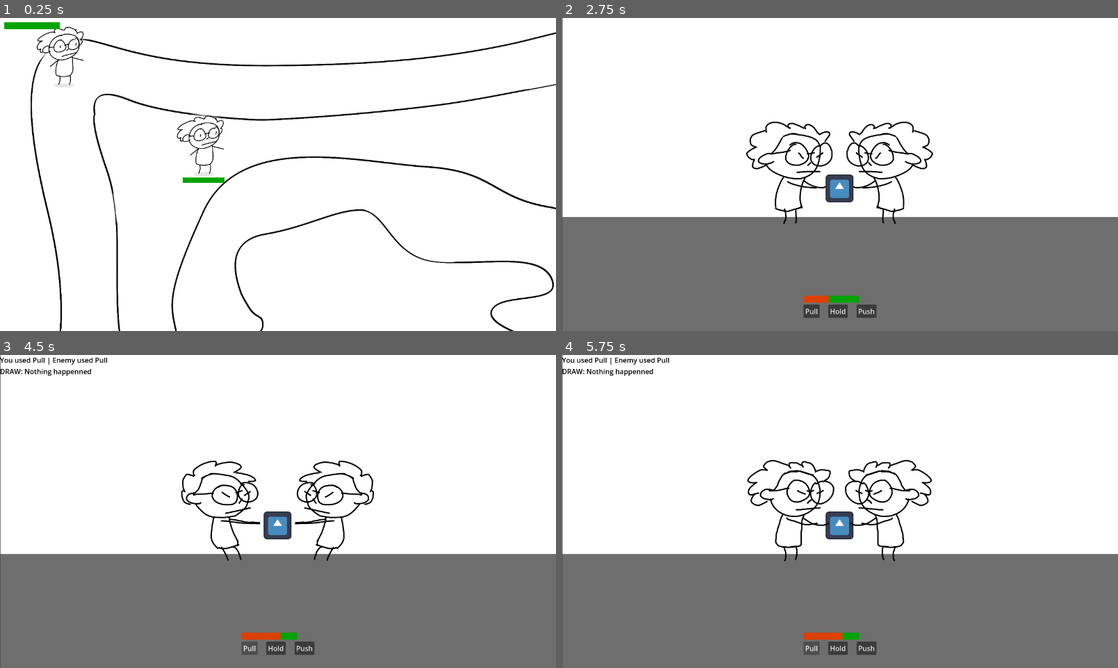
Above: before the commit, frames 1-4 (two rows, left to right).
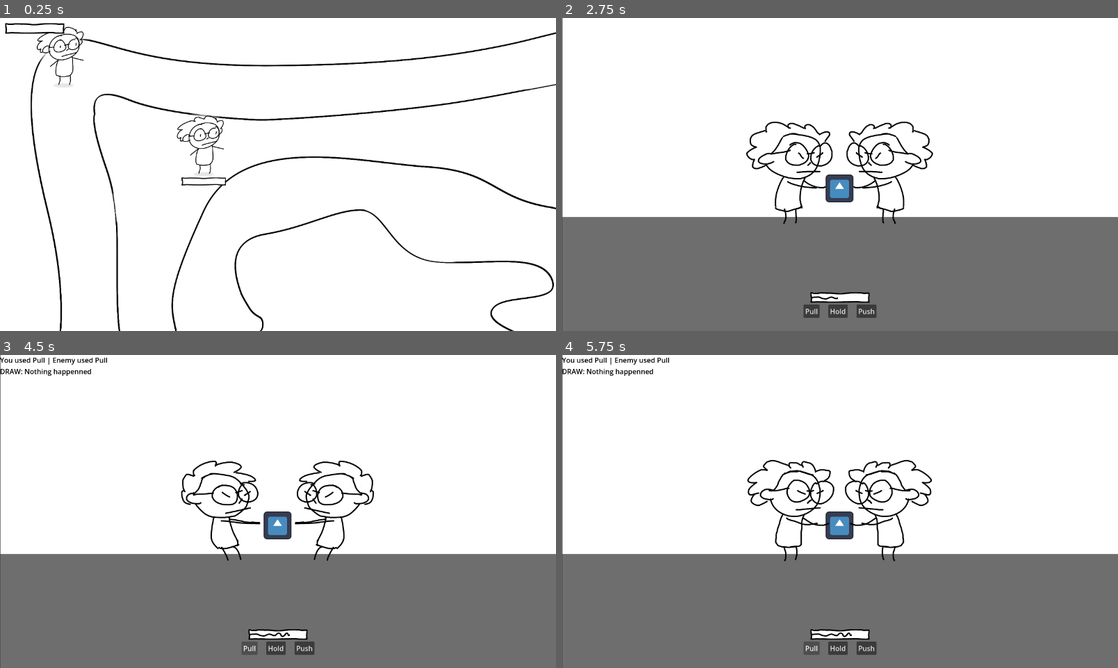
Above: after the commit, the same moments.

Repository: johnreybacal/gran-theft-aubrey
Game: Godot game, scene res://scenes/game_explore.tscn
The game is run twice, just before and just after one commit, with the same random seed, the same clock (stepped at 60 frames per second) and the same inputs. The engine's default icon, where the game draws it, is replaced by a stand-in: a white triangle on a blue panel in a dark square.
Inputs:
- Up to frame 1 (0.25 s): no input
- Up to frame 2 (2.75 s): hold D (move_right) 0.53-1.28 s; hold S (move_down) 1.28-2.03 s; hold D (move_right) from 2.03 s (still down)
- Up to frame 3 (4.5 s): release D (move_right) at 2.78 s; hold W (move_up) 2.78-3.53 s; hold A (move_left) 3.53-4.25 s; click "Pull" at 4.25 s
- Up to frame 4 (5.75 s): hold A (move_left) from 5.03 s (still down)

The runs differ from the first frame. In frame 1, 0.5% of the frame differs, in the area x 0-41%, y 1-54%; in frame 2, 0.4%; in frame 3, 0.4%; in frame 4, 0.4%.

Commit message:
arthritis bar art | notoriety stars | policy arrival timer

Diff:
--- a/scenes/game_explore.tscn
+++ b/scenes/game_explore.tscn
@@ -30,6 +30,9 @@
 
 [node name="ExploreEnemy" parent="." unique_id=1382464199 instance=ExtResource("2_1208y")]
 position = Vector2(-1422, -632)
+
+[node name="ExploreEnemy2" parent="." unique_id=2108070940 instance=ExtResource("2_1208y")]
+position = Vector2(-1336, 41)
 
 [node name="NavigationRegion2D" type="NavigationRegion2D" parent="." unique_id=447760284]
 navigation_polygon = SubResource("NavigationPolygon_tpdw7")
--- a/scenes/granny_stats.tscn
+++ b/scenes/granny_stats.tscn
@@ -1,24 +1,8 @@
 [gd_scene format=3 uid="uid://cpyks128hw45y"]
 
 [ext_resource type="Script" uid="uid://cd80mqw3pbl7g" path="res://scripts/granny_stats.gd" id="1_c44af"]
-
-[sub_resource type="Gradient" id="Gradient_ppurl"]
-offsets = PackedFloat32Array(0)
-colors = PackedColorArray(0, 0.64369816, 3.85046e-07, 1)
-
-[sub_resource type="GradientTexture2D" id="GradientTexture2D_c44af"]
-gradient = SubResource("Gradient_ppurl")
-width = 128
-height = 16
-
-[sub_resource type="Gradient" id="Gradient_reeqg"]
-offsets = PackedFloat32Array(0)
-colors = PackedColorArray(0.86647785, 0.2576891, 7.70092e-07, 1)
-
-[sub_resource type="GradientTexture2D" id="GradientTexture2D_2x8ls"]
-gradient = SubResource("Gradient_reeqg")
-width = 128
-height = 16
+[ext_resource type="Texture2D" uid="uid://c2gjm1dkavytm" path="res://assets/sprites/bar_bg.png" id="2_2x8ls"]
+[ext_resource type="Texture2D" uid="uid://dbatgdvst2olj" path="res://assets/sprites/bar_value.png" id="3_k4ige"]
 
 [node name="GrannyStats" type="Node2D" unique_id=284626914]
 script = ExtResource("1_c44af")
@@ -32,8 +16,8 @@
 offset_bottom = 16.0
 grow_horizontal = 2
 step = 0.1
-texture_under = SubResource("GradientTexture2D_c44af")
-texture_progress = SubResource("GradientTexture2D_2x8ls")
+texture_under = ExtResource("2_2x8ls")
+texture_progress = ExtResource("3_k4ige")
 
 [node name="StateLabel" type="Label" parent="." unique_id=1104287431]
 anchors_preset = 5
--- a/scenes/hud.tscn
+++ b/scenes/hud.tscn
@@ -2,24 +2,8 @@
 
 [ext_resource type="Script" uid="uid://cfr8l3qvu48p6" path="res://scripts/hud.gd" id="1_oo0fn"]
 [ext_resource type="Script" uid="uid://cd80mqw3pbl7g" path="res://scripts/granny_stats.gd" id="2_5ysmq"]
-
-[sub_resource type="Gradient" id="Gradient_ppurl"]
-offsets = PackedFloat32Array(0)
-colors = PackedColorArray(0, 0.64369816, 3.85046e-07, 1)
-
-[sub_resource type="GradientTexture2D" id="GradientTexture2D_toqtt"]
-gradient = SubResource("Gradient_ppurl")
-width = 128
-height = 16
-
-[sub_resource type="Gradient" id="Gradient_reeqg"]
-offsets = PackedFloat32Array(0)
-colors = PackedColorArray(0.86647785, 0.2576891, 7.70092e-07, 1)
-
-[sub_resource type="GradientTexture2D" id="GradientTexture2D_ahhtf"]
-gradient = SubResource("Gradient_reeqg")
-width = 128
-height = 16
+[ext_resource type="Texture2D" uid="uid://c2gjm1dkavytm" path="res://assets/sprites/bar_bg.png" id="3_6fi6k"]
+[ext_resource type="Texture2D" uid="uid://dbatgdvst2olj" path="res://assets/sprites/bar_value.png" id="4_uo2fv"]
 
 [node name="Hud" type="Control" unique_id=2120957353]
 layout_mode = 3
@@ -30,21 +14,32 @@
 grow_vertical = 2
 script = ExtResource("1_oo0fn")
 
-[node name="GrannyStats" type="VBoxContainer" parent="." unique_id=1087757187]
+[node name="VBoxContainer" type="VBoxContainer" parent="." unique_id=99673316]
 layout_mode = 1
-offset_left = 10.0
-offset_top = 10.0
-offset_right = 138.0
-offset_bottom = 53.0
+offset_left = 12.0
+offset_top = 12.0
+offset_right = 148.0
+offset_bottom = 126.0
+
+[node name="GrannyStats" type="VBoxContainer" parent="VBoxContainer" unique_id=1087757187]
+layout_mode = 2
 script = ExtResource("2_5ysmq")
 
-[node name="ArthritisBar" type="TextureProgressBar" parent="GrannyStats" unique_id=1513119154]
+[node name="ArthritisBar" type="TextureProgressBar" parent="VBoxContainer/GrannyStats" unique_id=1613047880]
 layout_mode = 2
 step = 0.1
-texture_under = SubResource("GradientTexture2D_toqtt")
-texture_progress = SubResource("GradientTexture2D_ahhtf")
+texture_under = ExtResource("3_6fi6k")
+texture_progress = ExtResource("4_uo2fv")
 
-[node name="StateLabel" type="Label" parent="GrannyStats" unique_id=7701898]
+[node name="StateLabel" type="Label" parent="VBoxContainer/GrannyStats" unique_id=7701898]
 layout_mode = 2
 theme_override_colors/font_color = Color(0, 0, 0, 1)
 text = "Knees hurt"
+
+[node name="Stars" type="HBoxContainer" parent="VBoxContainer" unique_id=1547490240]
+custom_minimum_size = Vector2(0, 32)
+layout_mode = 2
+
+[node name="PoliceTimerLabel" type="Label" parent="VBoxContainer" unique_id=153435157]
+layout_mode = 2
+theme_override_colors/font_color = Color(0, 0, 0, 1)
--- a/scenes/hud_fight.tscn
+++ b/scenes/hud_fight.tscn
@@ -1,24 +1,8 @@
 [gd_scene format=3 uid="uid://de8gr68jo3eno"]
 
 [ext_resource type="Script" uid="uid://b1v1gwigdbihf" path="res://scripts/hud_fight.gd" id="1_1qu2k"]
-
-[sub_resource type="Gradient" id="Gradient_1qu2k"]
-offsets = PackedFloat32Array(0)
-colors = PackedColorArray(0, 0.64369816, 3.85046e-07, 1)
-
-[sub_resource type="GradientTexture2D" id="GradientTexture2D_ya3x0"]
-gradient = SubResource("Gradient_1qu2k")
-width = 128
-height = 16
-
-[sub_resource type="Gradient" id="Gradient_jnmyy"]
-offsets = PackedFloat32Array(0)
-colors = PackedColorArray(0.86647785, 0.2576891, 7.70092e-07, 1)
-
-[sub_resource type="GradientTexture2D" id="GradientTexture2D_nhtbo"]
-gradient = SubResource("Gradient_jnmyy")
-width = 128
-height = 16
+[ext_resource type="Texture2D" uid="uid://c2gjm1dkavytm" path="res://assets/sprites/bar_bg.png" id="2_jnmyy"]
+[ext_resource type="Texture2D" uid="uid://dbatgdvst2olj" path="res://assets/sprites/bar_value.png" id="3_nhtbo"]
 
 [node name="HudFight" type="Control" unique_id=1448898153]
 layout_mode = 3
@@ -49,11 +33,12 @@
 grow_horizontal = 2
 grow_vertical = 0
 
-[node name="ArthritisBar" type="TextureProgressBar" parent="VBoxContainer" unique_id=1740310314]
+[node name="ArthritisBar" type="TextureProgressBar" parent="VBoxContainer" unique_id=1532489716]
 layout_mode = 2
+size_flags_horizontal = 4
 step = 0.1
-texture_under = SubResource("GradientTexture2D_ya3x0")
-texture_progress = SubResource("GradientTexture2D_nhtbo")
+texture_under = ExtResource("2_jnmyy")
+texture_progress = ExtResource("3_nhtbo")
 
 [node name="HBoxContainer" type="HBoxContainer" parent="VBoxContainer" unique_id=39468556]
 layout_mode = 2
--- /dev/null
+++ b/scenes/hud_star.tscn
@@ -0,0 +1,34 @@
+[gd_scene format=3 uid="uid://bepp2k2g76pgb"]
+
+[ext_resource type="Texture2D" uid="uid://b5vx7xho0he0l" path="res://assets/sprites/star.png" id="1_4tp8q"]
+
+[sub_resource type="AtlasTexture" id="AtlasTexture_047uy"]
+atlas = ExtResource("1_4tp8q")
+region = Rect2(0, 0, 32, 32)
+
+[sub_resource type="AtlasTexture" id="AtlasTexture_5pdws"]
+atlas = ExtResource("1_4tp8q")
+region = Rect2(32, 0, 32, 32)
+
+[sub_resource type="SpriteFrames" id="SpriteFrames_hd3ao"]
+animations = [{
+"frames": [{
+"duration": 1.0,
+"texture": SubResource("AtlasTexture_047uy")
+}, {
+"duration": 1.0,
+"texture": SubResource("AtlasTexture_5pdws")
+}],
+"loop": true,
+"name": &"default",
+"speed": 3.0
+}]
+
+[node name="HudStar" type="CenterContainer" unique_id=55380970]
+custom_minimum_size = Vector2(32, 32)
+
+[node name="AnimatedSprite2D" type="AnimatedSprite2D" parent="." unique_id=1037187142]
+sprite_frames = SubResource("SpriteFrames_hd3ao")
+autoplay = "default"
+frame_progress = 0.52133846
+centered = false
--- a/scripts/event_bus.gd
+++ b/scripts/event_bus.gd
@@ -2,3 +2,4 @@
 
 signal on_encounter_start(instance_id: int)
 signal on_encounter_end(instance_id: int, is_purse_stolen: bool)
+signal on_enemy_left()
--- a/scripts/explore_enemy.gd
+++ b/scripts/explore_enemy.gd
@@ -41,6 +41,7 @@
 
     if granny.is_leaving and abs(position.x) > 2100:
         queue_free()
+        EventBus.on_enemy_left.emit()
 
     move_and_slide()
 
--- a/scripts/hud.gd
+++ b/scripts/hud.gd
@@ -1,4 +1,22 @@
 extends Control
 class_name Hud
 
-@onready var stats: GrannyStats = $GrannyStats
+@onready var stats: GrannyStats = $VBoxContainer/GrannyStats
+@onready var stars: HBoxContainer = $VBoxContainer/Stars
+@onready var police_timer_label: Label = $VBoxContainer/PoliceTimerLabel
+
+var hud_star_scene = preload("res://scenes/hud_star.tscn")
+
+func _ready() -> void:
+    EventBus.on_enemy_left.connect(_on_enemy_left)
+
+func _process(_delta: float) -> void:
+    if StateManager.police_arriving_count > 0:
+        var m = "0" + str(int(StateManager.police_timer.time_left) / 60)
+        var s = "0" + str(int(StateManager.police_timer.time_left) % 60)
+        police_timer_label.text = "Police arrives in: " + m.right(2) + ":" + s.right(2)
+
+
+func _on_enemy_left():
+    var star = hud_star_scene.instantiate()
+    stars.add_child.call_deferred(star)
--- a/scripts/state_manager.gd
+++ b/scripts/state_manager.gd
@@ -7,14 +7,34 @@
 var enemies: Array[Classes.GrannyNpc] = []
 var enemies_defeated: Array[Classes.GrannyNpc] = []
 
+var police_arriving_count: int = 0
+var police_timer: Timer
+
 func _ready() -> void:
+    police_timer = Timer.new()
+    police_timer.one_shot = true
+    police_timer.autostart = false
+    police_timer.wait_time = 180
+
+    add_child.call_deferred(police_timer)
+
     EventBus.on_encounter_start.connect(_on_encounter_start)
     EventBus.on_encounter_end.connect(_on_encounter_end)
+    EventBus.on_enemy_left.connect(_on_enemy_left)
 
 func _on_encounter_start(instance_id: int):
     is_encountered = true
     encounter_enemy_id = instance_id
+    if police_arriving_count > 0:
+        police_timer.paused = true
 
 func _on_encounter_end(_instance_id: int, _is_winner: bool):
     is_encountered = false
     encounter_enemy_id = -1
+    if police_arriving_count > 0:
+        police_timer.paused = false
+
+func _on_enemy_left():
+    if police_arriving_count == 0:
+        police_timer.start()
+    police_arriving_count += 1
Binary file added: assets/sprites/bar_bg.png
Not shown, added: assets/sprites/bar_bg.png.import
Binary file added: assets/sprites/bar_value.png
Not shown, added: assets/sprites/bar_value.png.import
Binary file added: assets/sprites/star.png
Not shown, added: assets/sprites/star.png.import
